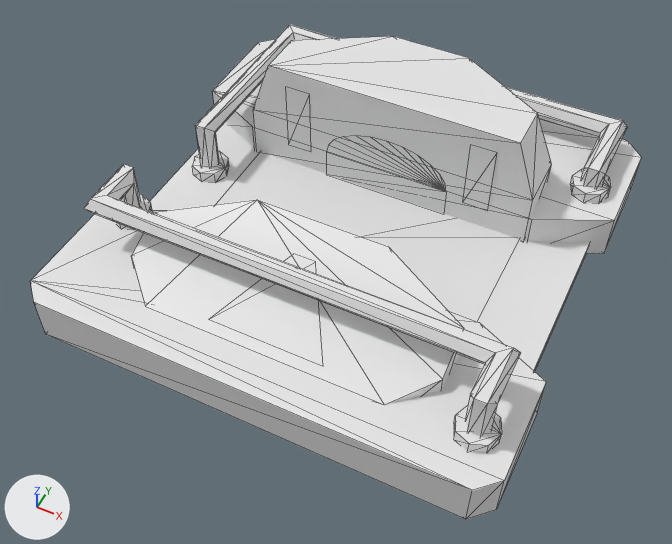
What one commit did to the OBJ model Models/vce_pumpjack_base.obj.
Rendered twice from a camera (50 mm lens) standing at (1.75, -3.76, 4.4) and looking at (0.04, -0.35, 0.14). Every picture has the same lights, and +X, +Y and +Z are marked at lower left. The older version comes first. Mesh edges are drawn as thin lines. Materials are left out; every surface is plain grey. Where no turn or scale is listed for an object, it has been applied to the vertices.

Before the edit, the objects in view are built like this:
```python
me_vce_pumpjack_base = bpy.data.meshes.new('vce_pumpjack_base')
me_vce_pumpjack_base.from_pydata(...)  # 241 vertices, 397 faces; spans x -1.46..1.46, y -1.46..1.46, z 0.0..0.86
me_vce_pumpjack_base.materials.append(mat_vce_pj_arch)
me_vce_pumpjack_base.materials.append(mat_vce_pj_face)
me_vce_pumpjack_base.materials.append(mat_vce_pj_flange)
me_vce_pumpjack_base.materials.append(mat_vce_pj_guide)
me_vce_pumpjack_base.materials.append(mat_vce_pj_hooda)
me_vce_pumpjack_base.materials.append(mat_vce_pj_hoodb)
me_vce_pumpjack_base.materials.append(mat_vce_pj_hoodt)
me_vce_pumpjack_base.materials.append(mat_vce_pj_pipe)
me_vce_pumpjack_base.materials.append(mat_vce_pj_pit)
me_vce_pumpjack_base.materials.append(mat_vce_pj_plate)
me_vce_pumpjack_base.materials.append(mat_vce_pj_platef)
me_vce_pumpjack_base.materials.append(mat_vce_pj_ramp)
me_vce_pumpjack_base.materials.append(mat_vce_pj_rampc)
me_vce_pumpjack_base.materials.append(mat_vce_pj_slab)
# before: 42 (0.98, 0.45, 0.46) at pixel (532, 200), 43 (-0.98, 0.45, 0.46) at pixel (253, 109), 45 (0.98, 0.82, 0.46) at pixel (551, 164), 47 (0.32, 1.26, 0.46), 49 (-0.32, 1.26, 0.46)
# before: 51 (-0.98, 0.82, 0.46), 52 (0.84, 0.45, 0.86) at pixel (520, 143), 53 (-0.84, 0.45, 0.86) at pixel (268, 65), 54 (0.84, 0.76, 0.86) at pixel (537, 113), 55 (0.27, 1.1, 0.86) at pixel (469, 58)
# before: 56 (-0.27, 1.1, 0.86) at pixel (392, 36), 57 (-0.84, 0.76, 0.86) at pixel (291, 40), 214 (0.43, 0.45, 0.3) at pixel (446, 192), 215 (0.42, 0.45, 0.37) at pixel (445, 183), 216 (0.37, 0.45, 0.43) at pixel (439, 174)
# before: 217 (0.3, 0.45, 0.48) at pixel (430, 164), 218 (0.22, 0.45, 0.53) at pixel (417, 155), 219 (0.11, 0.45, 0.55) at pixel (402, 147), 220 (0.0, 0.45, 0.56) at pixel (386, 141), 221 (-0.11, 0.45, 0.55) at pixel (370, 137)
# before: 222 (-0.22, 0.45, 0.53) at pixel (355, 135), 223 (-0.3, 0.45, 0.48) at pixel (343, 136), 224 (-0.37, 0.45, 0.43) at pixel (333, 139), 225 (-0.42, 0.45, 0.37) at pixel (328, 145), 226 (-0.43, 0.45, 0.3) at pixel (326, 152)
ob_vce_pumpjack_base = bpy.data.objects.new('vce_pumpjack_base', me_vce_pumpjack_base)
ob_vce_pumpjack_base.location = (0.0, 0.0, 0.0)
```
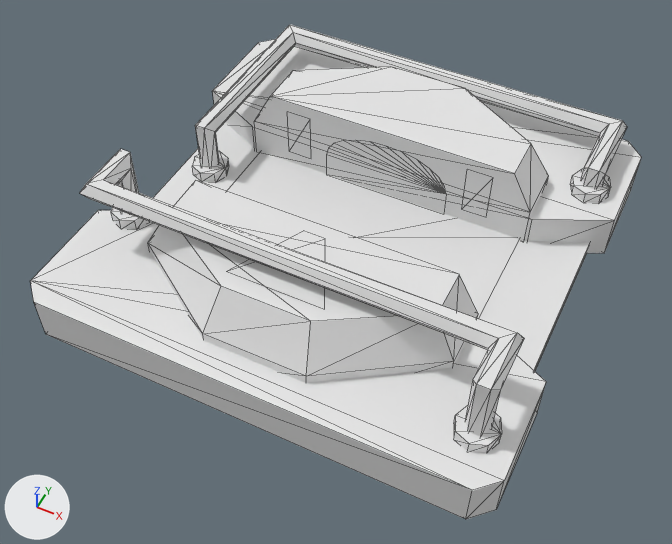
What differs and where, as boxes [x1, y1, x2, y2] in the pictures (672 x 544 px; the box of a moved part takes in the faces that stretch with it):
part 1 of me_vce_pumpjack_base, added
    after: [148, 180, 478, 383]
part 2 of me_vce_pumpjack_base, rebuilt (9% narrower, 28% shorter)
    before: [463, 145, 497, 211]
    after: [462, 170, 493, 217]
part 3 of me_vce_pumpjack_base, rebuilt (29% shorter)
    before: [286, 87, 311, 152]
    after: [287, 112, 311, 158]
part 4 of me_vce_pumpjack_base, deleted
    before: [131, 200, 464, 405]
part 5 of me_vce_pumpjack_base, deleted
    before: [209, 254, 323, 366]
part 6 of me_vce_pumpjack_base, moved or reshaped
    before: [253, 36, 552, 241]
    after: [254, 66, 549, 241]
part 7 of me_vce_pumpjack_base, moved or reshaped
    before: [84, 164, 521, 437]
    after: [80, 149, 524, 437]
part 8 of me_vce_pumpjack_base, added
    after: [227, 231, 325, 309]

Diff of the bpy script that builds the scene:
```diff
--- a/Models/vce_pumpjack_base.obj.py
+++ b/Models/vce_pumpjack_base.obj.py
@@ me_vce_pumpjack_base @@
 # used by ob_vce_pumpjack_base; location = (0.0, 0.0, 0.0)
 # verts and faces of me_vce_pumpjack_base; kept vertices keep their numbers, new ones are numbered from 241
-me_vce_pumpjack_base.from_pydata(...)  # 241 vertices, 397 faces; spans x -1.46..1.46, y -1.46..1.46, z 0.0..0.86
+me_vce_pumpjack_base.from_pydata(...)  # 243 vertices, 401 faces; spans x -1.46..1.46, y -1.46..1.46, z 0.0..0.78
+# me_vce_pumpjack_base part 1: the loose piece of 18 vertices spanning x -0.98..0.98, y 0.45..1.26, z 0.09..0.86 is copied, and the copy is scaled about its middle by (1, -1, 0.688), then moved by (0.0, -1.71, -0.11); it spans x -0.98..0.98, y -1.26..-0.45, z 0.09..0.62
+# me_vce_pumpjack_base part 2: the loose piece of 4 vertices spanning x 0.55..0.71, y 0.45, z 0.26..0.74 is rebuilt with 4 vertices and now spans x 0.55..0.71, y 0.45, z 0.2..0.54
+# me_vce_pumpjack_base part 3: the loose piece of 4 vertices spanning x -0.71..-0.55, y 0.45, z 0.26..0.74 is rebuilt with 4 vertices and now spans x -0.71..-0.55, y 0.45, z 0.2..0.54
+# me_vce_pumpjack_base part 4: the loose piece of 16 vertices spanning x -0.98..0.98, y -1.2..-0.45, z 0.09..0.64 is deleted
+# me_vce_pumpjack_base part 5: the loose piece of 4 vertices spanning x -0.36..0.36, y -1.14..-0.66, z 0.33..0.55 is deleted
+# me_vce_pumpjack_base part 6
+for i in [42, 43, 45, 47, 49, 51]: verts[i] += (0.0, 0.0, -0.1)
+for i in [*range(52, 58)]: verts[i] += (0.0, 0.0, -0.24)
+for i in [215, 216, 217, 223, 224, 225]: verts[i] += (0.0, 0.0, -0.03)
+for i in [*range(218, 223)]: verts[i] += (0.0, 0.0, -0.04)
+verts[214] = (0.43, 0.45, 0.28)  # moved, pixel (446, 194)
+verts[226] = (-0.43, 0.45, 0.28)  # moved, pixel (326, 154)
+# me_vce_pumpjack_base part 7
+# 20 vertices are removed from x -1.31..1.31, y -1.2..-0.56, z 0.54..0.66
+# 60 faces are deleted
+# 20 vertices are added at x -1.31..1.31, y -1.2..-0.56, z 0.66..0.78
+# 60 new faces join them
+# me_vce_pumpjack_base part 8
+verts[261] = (-0.3, -1.0, 0.62)  # pixel (226, 271)
+verts[262] = (0.3, -1.0, 0.62)  # pixel (324, 309)
+verts[263] = (0.07, -0.54, 0.62)  # pixel (325, 238)
+verts[264] = (-0.07, -0.54, 0.62)  # pixel (303, 230)
+faces += [(261, 262, 263), (261, 263, 264)]
```
